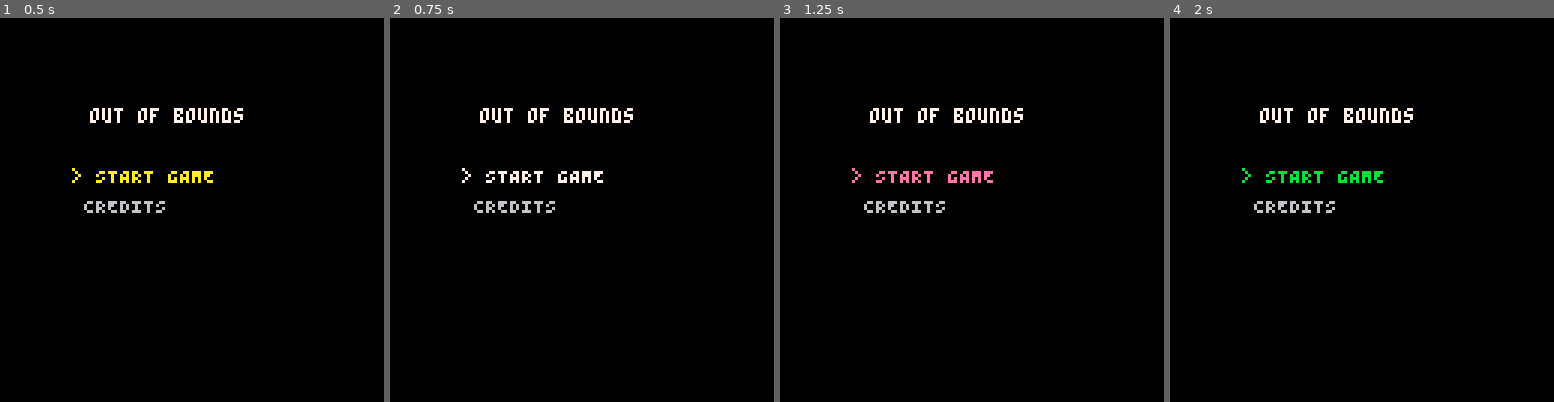
Above: before the commit, frames 1-4 (left to right).
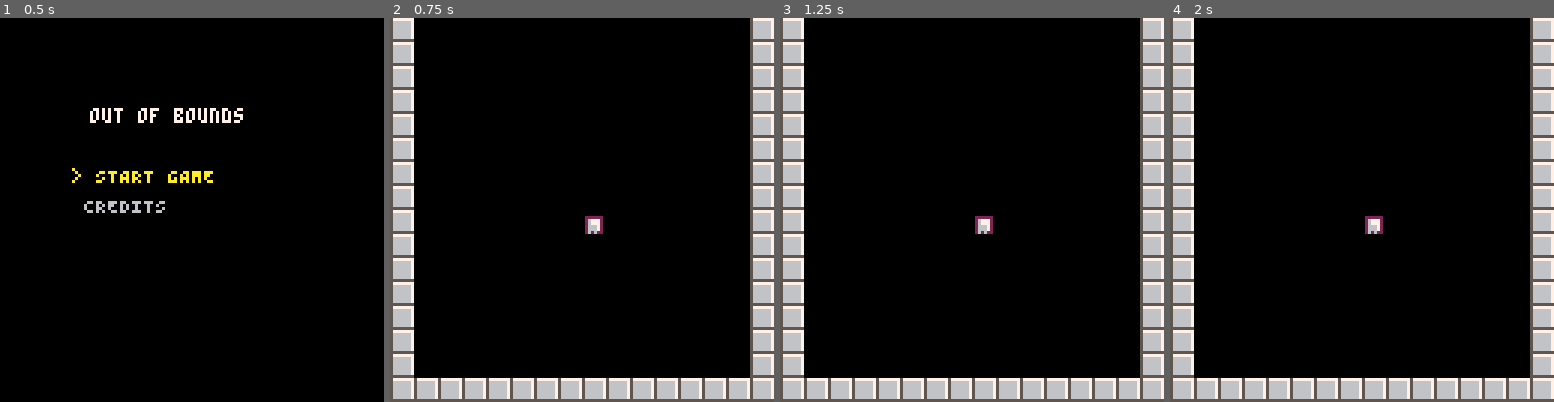
Above: after the commit, the same moments.

Repository: bardunbar/ggj-21
Game: PICO-8 cartridge carts/ggj-21.p8
The game is run twice, just before and just after one commit, with the same random seed, the same clock (stepped at 60 frames per second) and the same inputs.
Inputs:
- Up to frame 1 (0.5 s): no input
- Up to frame 2 (0.75 s): tap O (Z key) at 0.7 s
- Up to frame 3 (1.25 s): no input
- Up to frame 4 (2 s): tap O (Z key) at 1.7 s

Frame 1 is identical in both runs. In frame 2, 20% of the frame differs, in the area x 0-100%, y 0-100%; in frame 3, 20%; in frame 4, 20%.

Commit message:
Hooking up go to screen functionality

Diff:
--- a/carts/main.lua
+++ b/carts/main.lua
@@ -3,17 +3,33 @@
 curscreen = nil
 gameContext = {}
 
+function gameContext:goToScreen(screenKey)
+    if curscreen then
+        curscreen:onExitScreen()
+    end
+    curscreen = self.screens[screenKey]
+    curscreen:onEnterScreen()
+end
+
+-- Main functions
+
 function _init()
-    print("Hello Game Jam!")
-
     -- Assign player to the context
     gameContext.player = player
+    player:draw()
+    -- gameContext.player:draw()
 
-    -- init all screens
-    mainMenu:init(gameContext)
-    whiteboxLevel:init(gameContext)
+    gameContext.screens =
+    {
+        mainMenu = mainMenu,
+        whiteboxLevel = whiteboxLevel
+    }
 
-    curscreen = mainMenu
+    for _, screen in pairs(gameContext.screens) do
+        screen:init(gameContext)
+    end
+
+    gameContext:goToScreen("mainMenu")
 end
 
 function _update60()
--- a/carts/mainMenu.lua
+++ b/carts/mainMenu.lua
@@ -1,24 +1,10 @@
 mainMenu = {}
 
 local function onStartGame()
-
+    mainMenu.gameContext:goToScreen("whiteboxLevel")
 end
 
 local function onOpenCredits()
-
-end
-
-function mainMenu:init(inGameContext)
-    self.gameContext = inGameContext
-
-    self.highlightedButton = 1
-    self.buttonOptions = {
-        { text = "START GAME", onPress = onStartGame },
-        { text = "CREDITS", onPress = onOpenCredits},
-    }
-end
-
-function mainMenu:onEnterScreen()
 
 end
 
@@ -44,47 +30,47 @@
 end
 
 function mainMenu:upInput()
-    if not self.lastUpInput then
-        self.highlightedButton = self.highlightedButton - 1
-        if self.highlightedButton < 1 then
-            self.highlightedButton = #self.buttonOptions
-        end
+    self.highlightedButton = self.highlightedButton - 1
+    if self.highlightedButton < 1 then
+        self.highlightedButton = #self.buttonOptions
     end
 end
 
 function mainMenu:downInput()
-    if not self.lastDownInput then
-        self.highlightedButton = self.highlightedButton + 1
-        if self.highlightedButton > #self.buttonOptions then
-            self.highlightedButton = 1
-        end
+    self.highlightedButton = self.highlightedButton + 1
+    if self.highlightedButton > #self.buttonOptions then
+        self.highlightedButton = 1
     end
 end
 
-function mainMenu:zInputPressed()
+-- Start required interface
+function mainMenu:init(inGameContext)
+    self.gameContext = inGameContext
+
+    self.highlightedButton = 1
+    self.buttonOptions = {
+        { text = "START GAME", onPress = onStartGame },
+        { text = "CREDITS", onPress = onOpenCredits},
+    }
+end
+
+function mainMenu:onEnterScreen()
 
 end
 
-function mainMenu:zInputReleased()
-    self.buttonOptions[self.highlightedButton].onPress()
+function mainMenu:onExitScreen()
+
 end
 
 function mainMenu:update()
-    if btn(2) then
+    if btnp(2) then
         self:upInput()
-    elseif btn(3) then
+    elseif btnp(3) then
         self:downInput()
     end
-    if btn(4) and not self.lastZInput then
-        self:zInputPressed()
-    elseif not btn(4) and self.lastZInput then
-        self:zInputReleased()
+    if btnp(4) then
+        self.buttonOptions[self.highlightedButton].onPress()
     end
-
-    -- store inputs for next update
-    self.lastUpInput = btn(2)
-    self.lastDownInput = btn(3)
-    self.lastZInput = btn(4)
 end
 
 function mainMenu:draw()
@@ -94,7 +80,8 @@
     for i = 1, #self.buttonOptions do
         local isHighlighted = i == self.highlightedButton
         local prefix = isHighlighted and " > " or "  "
-        local color = (isHighlighted and self.lastZInput and 7) or (isHighlighted and highlightColor) or 6
+        local color = (isHighlighted and highlightColor) or 6
         print(prefix .. self.buttonOptions[i].text, xoffset, yoffset*i + ystart, color)
     end
 end
+-- End required interface
--- a/carts/whiteboxLevel.lua
+++ b/carts/whiteboxLevel.lua
@@ -1,10 +1,15 @@
 whiteboxLevel = {}
 
+-- Start required interface
 function whiteboxLevel:init(inGameContext)
     self.gameContext = inGameContext
 end
 
 function whiteboxLevel:onEnterScreen()
+
+end
+
+function whiteboxLevel:onExitScreen()
 
 end
 
@@ -16,3 +21,4 @@
     map(0, 0, 0, 0, 16, 16)
     self.gameContext.player:draw()
 end
+-- End required interface
